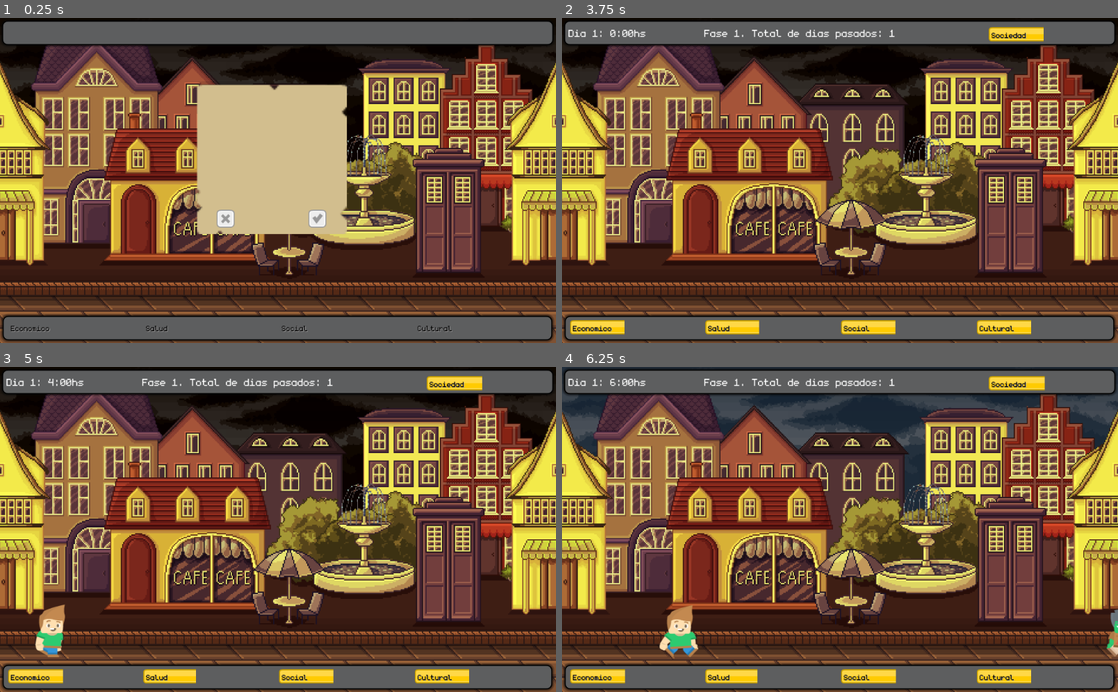
Above: before the commit, frames 1-4 (two rows, left to right).
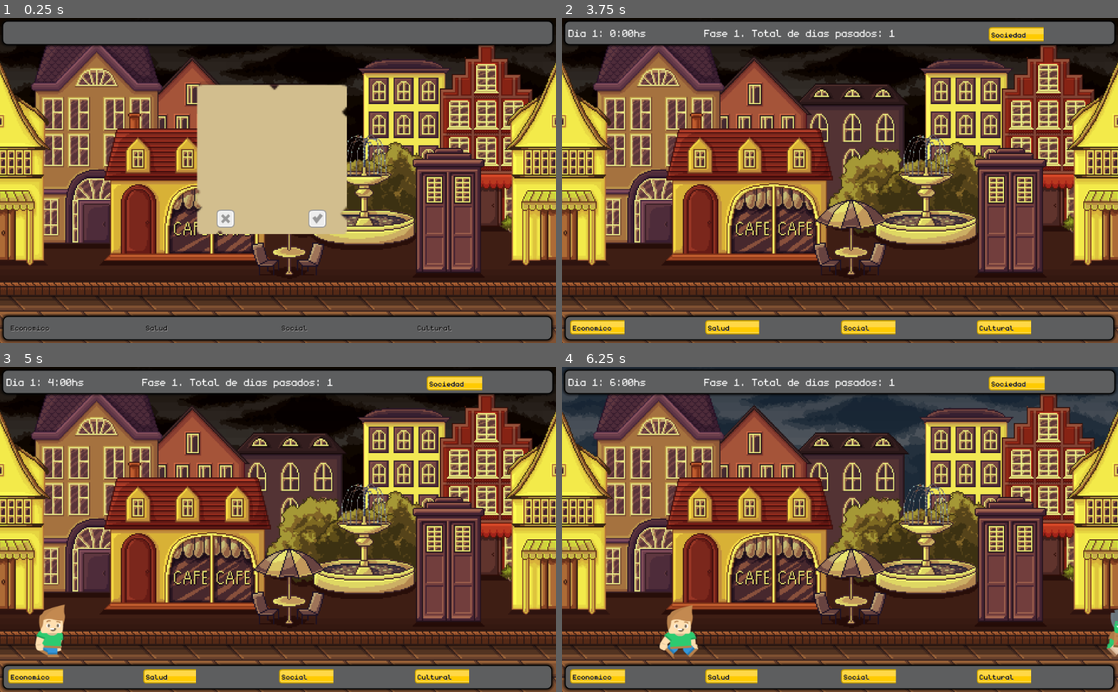
Above: after the commit, the same moments.

Repository: compumundohipermegaredUNQ/SimCovid-21
Game: Godot game, scene res://Main.tscn
Two runs of this game, one before a commit and one after it. Both use one fixed random seed, a clock stepped at 60 frames per second and the inputs below.
Inputs (mouse positions are in pixels of both pictures, inside the frame that each line leads up to):
- Up to frame 1 (0.25 s): no input
- Up to frame 2 (3.75 s): click (878, 219) at 0.5 s; click (789, 219) at 1.25 s; click (878, 219) at 2 s; click (789, 219) at 2.75 s; click (878, 219) at 3.5 s
- Up to frame 3 (5 s): no input
- Up to frame 4 (6.25 s): no input

The runs differ from the first frame. In frame 1, 0.1% of the frame differs, in the area x 1-82%, y 94-97%; in frame 2, 0.3%, in the area x 1-84%, y 4-97%; in frame 3, 0.3%; in frame 4, 0.3%.

Commit message:
Fonts-Fix

Diff:
--- a/src/Bar/HealthBar.tscn
+++ b/src/Bar/HealthBar.tscn
@@ -1,12 +1,10 @@
 [gd_scene load_steps=4 format=2]
 
 [ext_resource path="res://src/Bar/HealthBar.gd" type="Script" id=1]
-[ext_resource path="res://assets/fonts/monogram.ttf" type="DynamicFontData" id=2]
+[ext_resource path="res://assets/Fonts/monogram.ttf" type="DynamicFontData" id=2]
 
 [sub_resource type="DynamicFont" id=1]
-size = 22
-outline_color = Color( 0.972549, 0.0313726, 0.0313726, 1 )
-use_mipmaps = true
+size = 20
 font_data = ExtResource( 2 )
 
 [node name="HealthBar" type="TextureProgress"]
--- a/src/Card/CardBase.tscn
+++ b/src/Card/CardBase.tscn
@@ -1,6 +1,5 @@
 [gd_scene load_steps=9 format=2]
 
-[ext_resource path="res://assets/fonts/The Snowday.ttf" type="DynamicFontData" id=1]
 [ext_resource path="res://src/Card/Card.gd" type="Script" id=2]
 [ext_resource path="res://assets/Card/check_grey.png" type="Texture" id=4]
 [ext_resource path="res://assets/Card/background_text.png" type="Texture" id=5]
@@ -8,9 +7,12 @@
 [ext_resource path="res://assets/Card/check_green.png" type="Texture" id=7]
 [ext_resource path="res://assets/Card/x_red.png" type="Texture" id=8]
 
-[sub_resource type="DynamicFont" id=1]
-size = 24
-font_data = ExtResource( 1 )
+[sub_resource type="DynamicFontData" id=1]
+font_path = "res://assets/Fonts/The Snowday.ttf"
+
+[sub_resource type="DynamicFont" id=2]
+size = 20
+font_data = SubResource( 1 )
 
 [node name="CardBase" type="Control"]
 anchor_right = 1.0
@@ -88,7 +90,7 @@
 margin_right = 116.263
 margin_bottom = -77.9234
 grow_vertical = 2
-custom_fonts/font = SubResource( 1 )
+custom_fonts/font = SubResource( 2 )
 custom_colors/font_color = Color( 0.317647, 0.254902, 0.254902, 1 )
 custom_colors/font_outline_modulate = Color( 0, 0, 0, 1 )
 text = "Limitar Comercios"
Binary file removed: assets/Fonts/kenvector_future.ttf
Binary file removed: assets/Fonts/kenvector_future_thin.ttf
